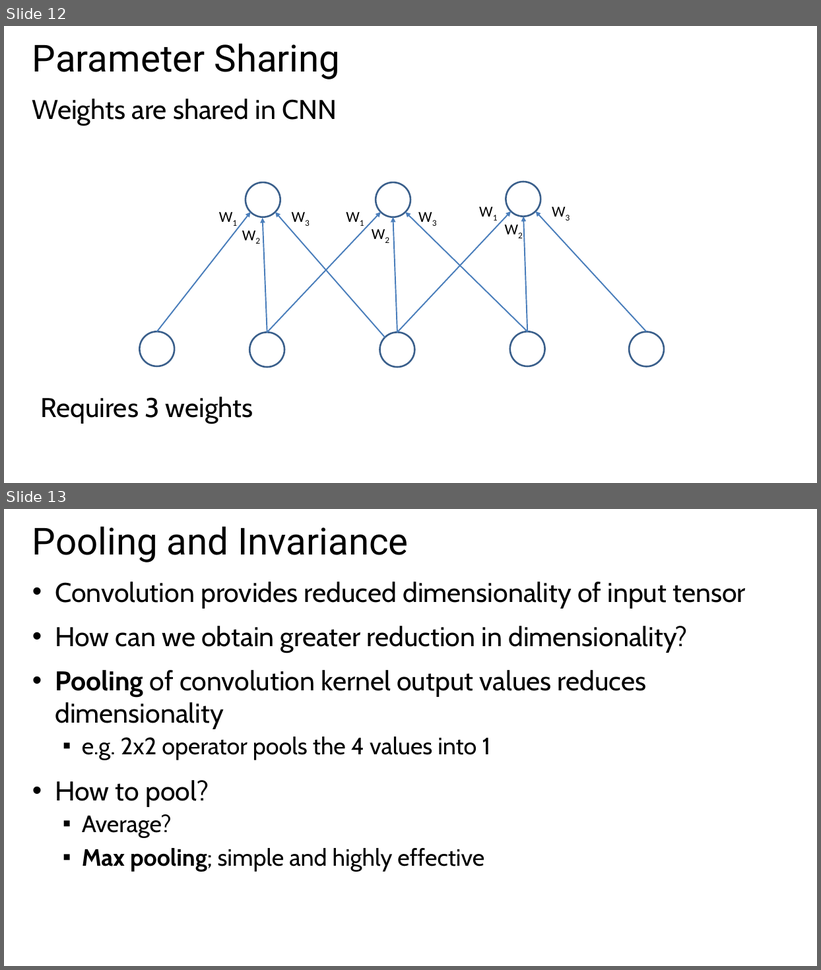
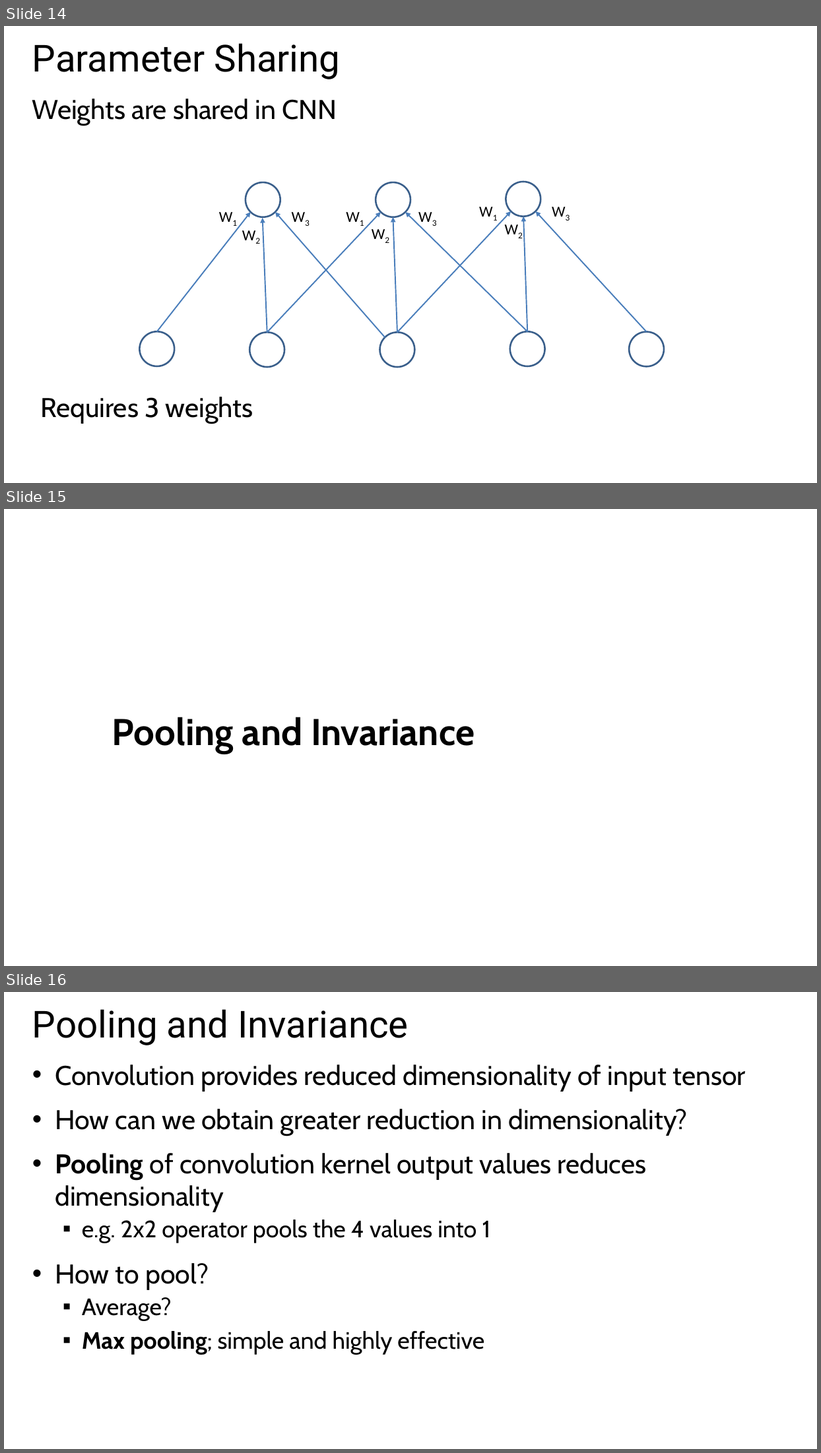
Before and after one commit to StephenElston/CSCI-E25, a slide deck: Slides/6_ConvolutionalNNs.pptx. Shown one above the other, each under a label of ours: slides 12 and 13 before the commit, slides 14, 15 and 16 after it. The pictures are 821x970 and 821x1453 pixels, drawn with LibreOffice and Linux fonts; fonts in the diff are those of the drawing. Boxes give left, top, right and bottom in pixels: in the first picture for what was removed or moved away, otherwise in the second. Text is boxed around its words. In the diff, an @@ line names an element or a change of style, - is before the commit and + after.

```diff
--- a/Slides/6_ConvolutionalNNs.pptx
+++ b/Slides/6_ConvolutionalNNs.pptx
@@ slide 15 added at (4, 509, 817, 966), background #FFFFFF @@
@@ subtitle added at (112, 717, 475, 754), 44 pt, text #000000, bold @@
+Pooling and Invariance
@@ what was slide 12 is now slide 14 @@
@@ what was slide 13 is now slide 16 @@
```
Also in this commit, not shown: 1 slide changed, 5 other slides added, 1 other file.
